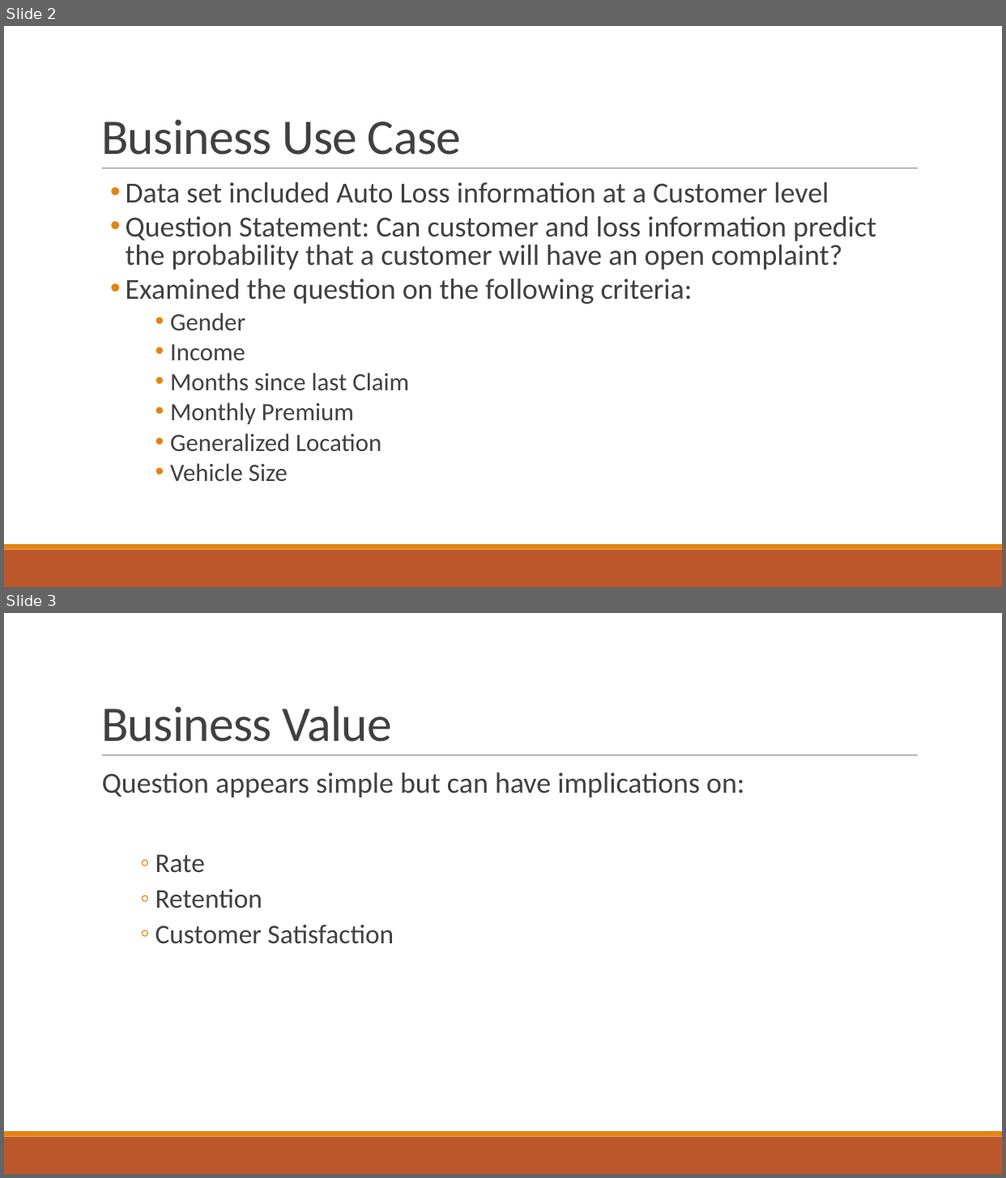
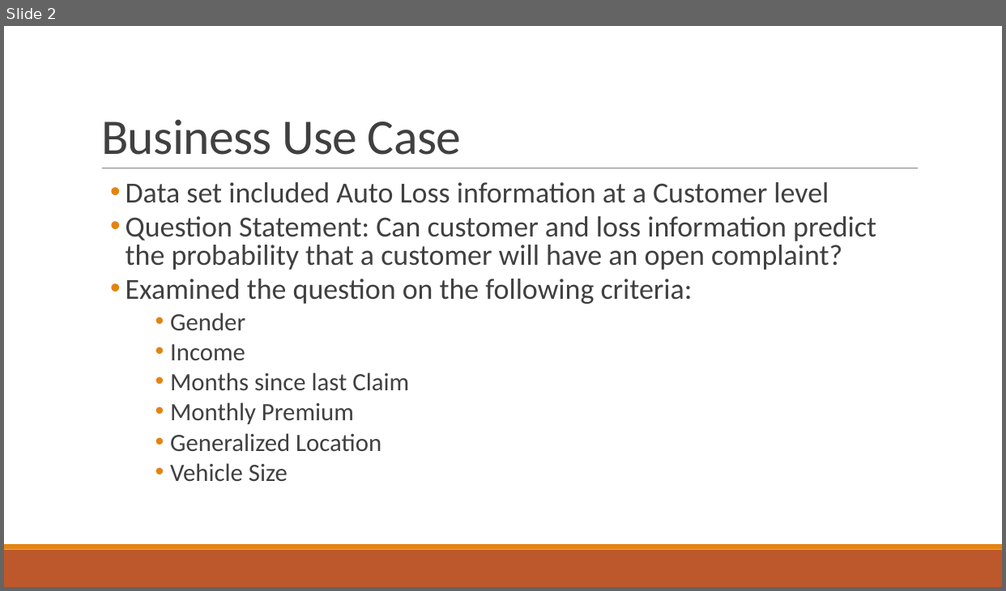
Before and after one commit to robjwentworth/capstone, a slide deck: rob-presentation.pptx. Shown one above the other, each under a label of ours: slides 2 and 3 before the commit, slide 2 after it. The pictures are 1006x1178 and 1006x591 pixels, drawn with LibreOffice and Linux fonts; fonts in the diff are those of the drawing. Boxes give left, top, right and bottom in pixels: in the first picture for what was removed or moved away, otherwise in the second. Text is boxed around its words. In the diff, an @@ line names an element or a change of style, - is before the commit and + after.

```diff
--- a/rob-presentation.pptx
+++ b/rob-presentation.pptx
@@ slide 3 removed at [4,613,1002,1174], background #FFFFFF; not listed: 3 template elements that a slide beside it also shows @@
@@ title removed at [101,706,391,742] @@
-Business Value
@@ text removed at [102,773,744,944] @@
-  Question appears simple but can have implications on:
-      ◦ Rate
-      ◦ Retention
-      ◦ Customer Satisfaction
```
Also in this commit, not shown: 2 slides changed, 3 slides added, 4 other files.
